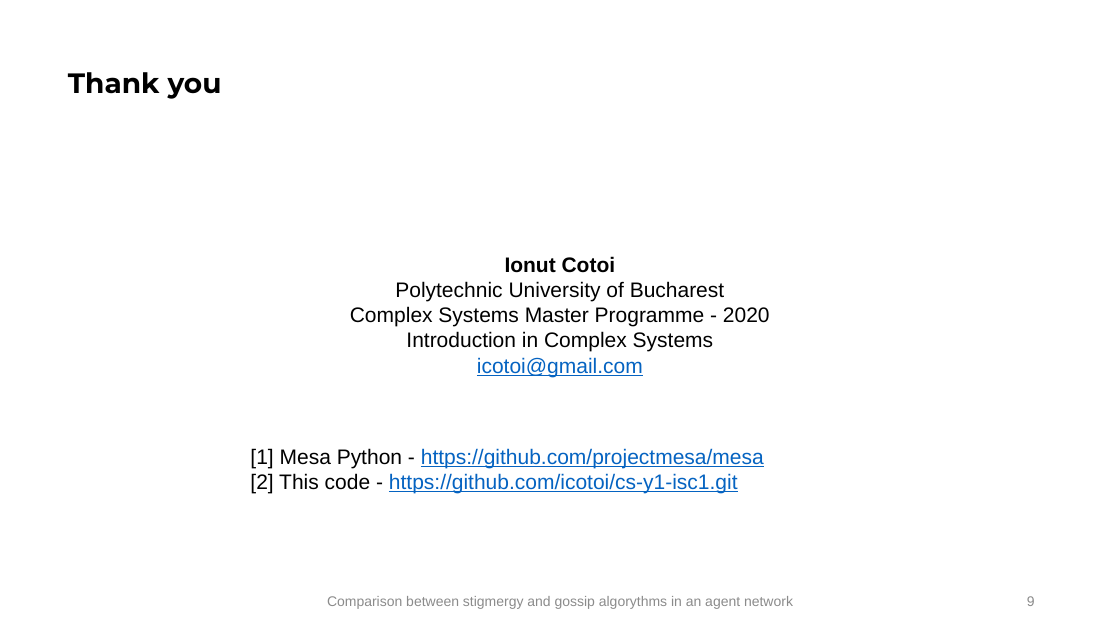
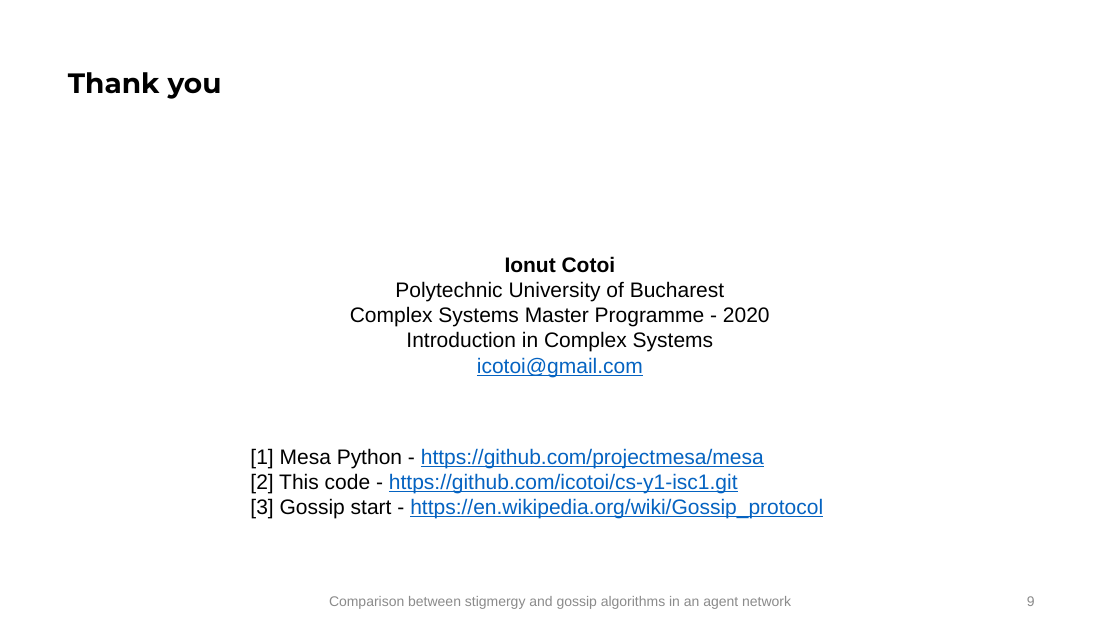
Before and after one commit to icotoi/cs-y1-isc1, a slide deck: slide 9 of slides/Comparison between stigmergy and gossip algorythm in an agent network.pptx. Drawn at 1120x630 pixels with LibreOffice and Linux fonts; fonts in the diff are those of the drawing. Boxes give left, top, right and bottom in pixels: in the first picture for what was removed or moved away, otherwise in the second. Text is boxed around its words. In the diff, an @@ line names an element or a change of style, - is before the commit and + after.

Commit message:
Update Comparison between stigmergy and gossip algorythm in an agent network.pptx
* Fix spelling errors
* Update references slide at the end

```diff
--- a/slides/Comparison between stigmergy and gossip algorythm in an agent network.pptx
+++ b/slides/Comparison between stigmergy and gossip algorythm in an agent network.pptx
@@ text at bbox=[250, 498, 823, 518]: paragraph added @@
+[3] Gossip start - https://en.wikipedia.org/wiki/Gossip_protocol
@@ text at bbox=[329, 596, 791, 609]: text changed @@
-Comparison between stigmergy and gossip algorythms in an agent network
+Comparison between stigmergy and gossip algorithms in an agent network
```
Also in this commit, not shown: 8 other slides changed.
